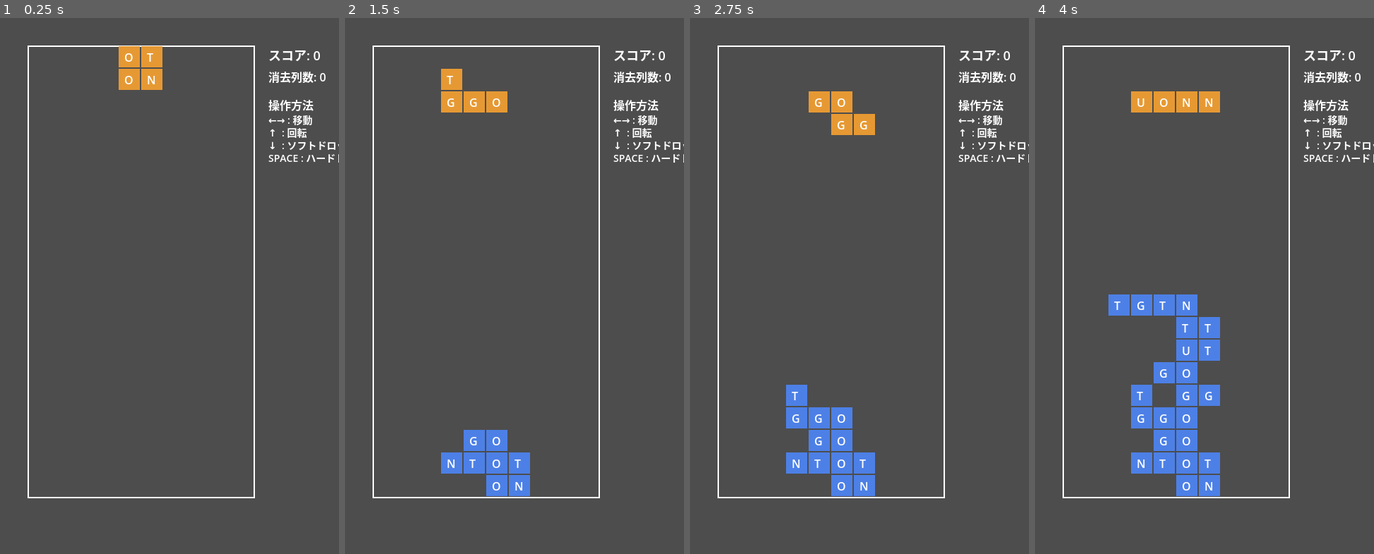
Above: before the commit, frames 1-4 (left to right).
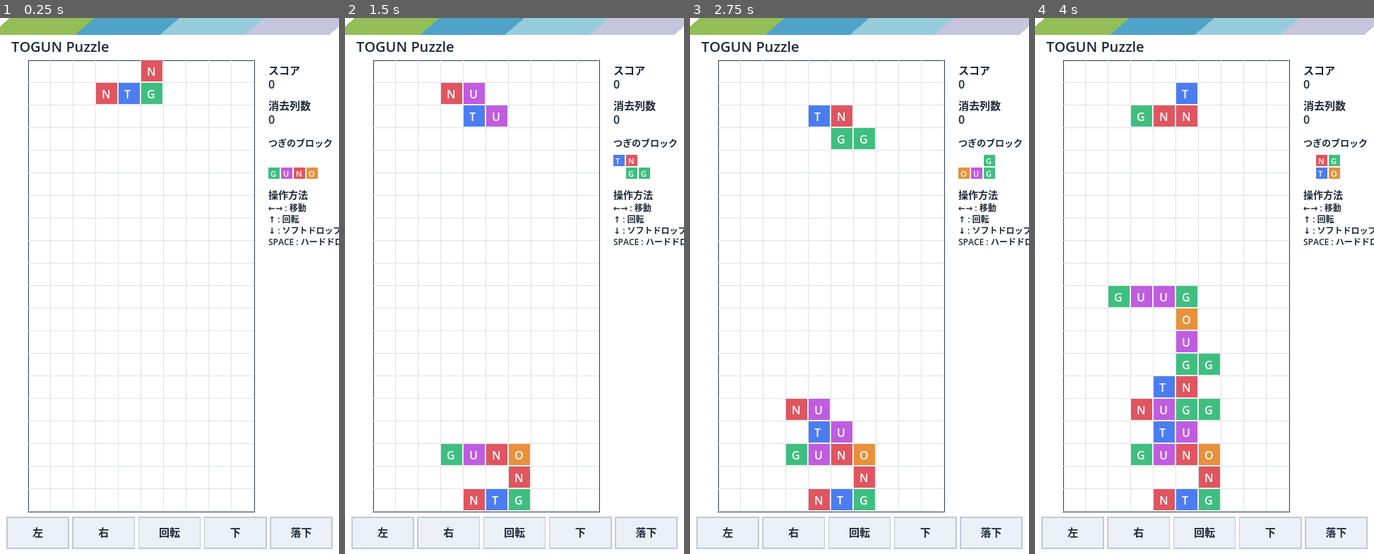
Above: after the commit, the same moments.

Repository: bohu0422-ops/togun-puzzle
Game: Godot game, scene res://scenes/Main.tscn
Same seed, same stepped clock (60 frames per second), same inputs: the game is played once before the commit and once after it.
Inputs (mouse positions are in pixels of both pictures, inside the frame that each line leads up to):
- Up to frame 1 (0.25 s): no input
- Up to frame 2 (1.5 s): tap Enter at 0.5 s; move the mouse to (589, 259) at 0.52 s; hold Right 0.53-1.28 s; tap R at 0.6, 1.35 s; click (589, 259) at 0.67 s; tap Space at 0.77, 1.25 s; move the mouse to (446, 312) at 1.27 s; hold Down from 1.28 s (still down)
- Up to frame 3 (2.75 s): tap Space at 1.52 s; tap Enter at 2 s; move the mouse to (893, 168) at 2.02 s; release Down at 2.03 s; hold Right from 2.03 s (still down); tap R at 2.1 s
- Up to frame 4 (4 s): tap Space at 2.75, 3.02, 3.77 s; move the mouse to (1187, 393) at 2.77 s; release Right at 2.78 s; hold Up 2.78-3.53 s; tap R at 2.85, 3.6 s; click (1187, 393) at 2.92 s; tap Enter at 3.5 s; move the mouse to (1306, 366) at 3.52 s; hold Left from 3.53 s (still down)

The runs differ from the first frame. In frame 1, 99% of the frame differs, in the area x 0-100%, y 0-100%; in frame 2, 99%; in frame 3, 99%; in frame 4, 99%.

Commit message:
画面デザインを刷新（白背景+ストライプ、文字ごとの色分け）とTOGUNボーナス演出、次ブロックプレビューを追加

Diff:
--- a/project.godot
+++ b/project.godot
@@ -17,6 +17,7 @@
 config/name="TOGUN Puzzle"
 run/main_scene="res://scenes/Main.tscn"
 config/features=PackedStringArray("4.7", "GL Compatibility")
+config/icon="uid://dl34opilpmnfp"
 
 [display]
 
--- a/scripts/Main.gd
+++ b/scripts/Main.gd
@@ -1,21 +1,65 @@
 extends Node2D
 
 # =====================================================
-#  TOGUNパズル（テトリス風ブロックゲーム） たたき台
+#  TOGUNパズル（テトリス風ブロックゲーム）
 #  ・標準テトリス仕様：横10マス × 縦20マス
 #  ・各ブロック片にT/O/G/U/Nいずれかの文字がランダムに1つ入る
 #  ・横1列が埋まると消える（通常のテトリスと同じ）
-#  ・消えた列の文字が左から "TOGUN" と連続で並んでいたらボーナス得点
+#  ・消えた列の文字が左から "TOGUN" と連続で並んでいたら
+#    特大ボーナス得点＋盤面全消し＋演出画像を表示
 # =====================================================
 
 const COLS = 10
 const ROWS = 20
 const CELL_SIZE = 32
 const BOARD_OFFSET_X = 40
-const BOARD_OFFSET_Y = 40
+const BOARD_OFFSET_Y = 60
+
+# 画面上部の斜めストライプ帯
+const HEADER_STRIPE_H = 24
+const HEADER_SLANT = 14
+const STRIPE_COLORS = [
+	Color(0.576, 0.745, 0.341),
+	Color(0.314, 0.639, 0.784),
+	Color(0.588, 0.800, 0.863),
+	Color(0.776, 0.773, 0.871),
+]
+
+# 配色（背景は白ベース、文字ごとに色分け）
+const BG_COLOR = Color(1, 1, 1)
+const DARK_TEXT = Color(0.118, 0.157, 0.216)
+const GRID_LINE = Color(0.871, 0.886, 0.910)
+const BOARD_BORDER = Color(0.235, 0.275, 0.353)
+const BTN_BG = Color(0.922, 0.941, 0.965)
+const BTN_BORDER = Color(0.745, 0.784, 0.831)
+
+const LETTER_COLORS = {
+	"T": Color(0.298, 0.490, 0.941),
+	"O": Color(0.910, 0.569, 0.227),
+	"G": Color(0.247, 0.749, 0.498),
+	"U": Color(0.753, 0.361, 0.878),
+	"N": Color(0.878, 0.333, 0.373),
+}
+
+# スマホ用タップボタンのレイアウト（盤面の下に横並びで配置）
+const TOUCH_BTN_Y = BOARD_OFFSET_Y + ROWS * CELL_SIZE + 8
+const TOUCH_BTN_H = 44
+const TOUCH_BTN_MARGIN = 10
+const TOUCH_BTN_GAP = 6
+const TOUCH_BUTTON_DEFS = [
+	{"label": "左", "action": "left"},
+	{"label": "右", "action": "right"},
+	{"label": "回転", "action": "rotate"},
+	{"label": "下", "action": "soft_drop"},
+	{"label": "落下", "action": "hard_drop"},
+]
 
 const LETTERS = ["T", "O", "G", "U", "N"]
 const TOGUN_SEQUENCE = "TOGUN"
+
+# TOGUNボーナス関連
+const TOGUN_BONUS_SCORE = 3000
+const BONUS_DISPLAY_SECONDS = 3.0
 
 # 7種類のブロック形状（回転前の基準形）
 const SHAPES = {
@@ -39,11 +83,45 @@
 var drop_interval = 0.8
 var game_over = false
 
+var bonus_active = false  # TOGUNボーナス演出中かどうか
+var bonus_timer = 0.0
+
+var next_piece_cells = []  # 次に出てくるブロックの形（プレビュー表示用）
+var next_letters = []      # 次に出てくるブロックの文字
+
+var touch_buttons = []    # [{"rect": Rect2, "action": String, "label": String}, ...]
+var truck_texture = preload("res://assets/togun_truck.jpg")
+
 
 func _ready():
 	randomize()
 	_init_board()
+	_roll_next_piece()
 	_spawn_piece()
+	_setup_touch_buttons()
+
+
+func _roll_next_piece():
+	var keys = SHAPES.keys()
+	var chosen_type = keys[randi() % keys.size()]
+	next_piece_cells = SHAPES[chosen_type].duplicate(true)
+
+	next_letters = []
+	for i in range(next_piece_cells.size()):
+		next_letters.append(LETTERS[randi() % LETTERS.size()])
+
+
+func _setup_touch_buttons():
+	touch_buttons.clear()
+	var count = TOUCH_BUTTON_DEFS.size()
+	var viewport_w = get_viewport_rect().size.x
+	var total_w = viewport_w - TOUCH_BTN_MARGIN * 2 - TOUCH_BTN_GAP * (count - 1)
+	var btn_w = total_w / count
+	var x = TOUCH_BTN_MARGIN
+	for d in TOUCH_BUTTON_DEFS:
+		var rect = Rect2(x, TOUCH_BTN_Y, btn_w, TOUCH_BTN_H)
+		touch_buttons.append({"rect": rect, "action": d["action"], "label": d["label"]})
+		x += btn_w + TOUCH_BTN_GAP
 
 
 func _init_board():
@@ -56,13 +134,9 @@
 
 
 func _spawn_piece():
-	var keys = SHAPES.keys()
-	var chosen_type = keys[randi() % keys.size()]
-	current_piece = SHAPES[chosen_type].duplicate(true)
-
-	current_letters = []
-	for i in range(current_piece.size()):
-		current_letters.append(LETTERS[randi() % LETTERS.size()])
+	current_piece = next_piece_cells.duplicate(true)
+	current_letters = next_letters.duplicate()
+	_roll_next_piece()
 
 	current_pos = Vector2i(3, 0)
 
@@ -72,6 +146,14 @@
 
 func _process(delta):
 	if game_over:
+		queue_redraw()
+		return
+
+	if bonus_active:
+		bonus_timer -= delta
+		if bonus_timer <= 0.0:
+			bonus_active = false
+			_spawn_piece()
 		queue_redraw()
 		return
 
@@ -84,6 +166,13 @@
 
 
 func _input(event):
+	if bonus_active:
+		return
+
+	if event is InputEventScreenTouch and event.pressed:
+		_handle_touch(event.position)
+		return
+
 	if game_over:
 		if event is InputEventKey and event.pressed and event.keycode == KEY_R:
 			_restart()
@@ -103,11 +192,34 @@
 				_hard_drop()
 
 
+func _handle_touch(pos: Vector2):
+	if game_over:
+		_restart()
+		return
+
+	for btn in touch_buttons:
+		if btn["rect"].has_point(pos):
+			match btn["action"]:
+				"left":
+					_move_piece(Vector2i(-1, 0))
+				"right":
+					_move_piece(Vector2i(1, 0))
+				"rotate":
+					_rotate_piece()
+				"soft_drop":
+					_move_piece(Vector2i(0, 1))
+				"hard_drop":
+					_hard_drop()
+			return
+
+
 func _restart():
 	score = 0
 	lines_cleared_total = 0
 	drop_interval = 0.8
 	game_over = false
+	bonus_active = false
+	bonus_timer = 0.0
 	_init_board()
 	_spawn_piece()
 
@@ -157,7 +269,8 @@
 			board[by][bx] = {"letter": current_letters[i]}
 
 	_check_lines()
-	_spawn_piece()
+	if not bonus_active:
+		_spawn_piece()
 
 
 func _check_lines():
@@ -180,12 +293,24 @@
 	score += base_points[n]
 
 	# TOGUNボーナス判定：消える行の文字を左から並べて "TOGUN" が含まれるか
+	var togun_triggered = false
 	for r in rows_to_clear:
 		var letters_in_row = ""
 		for c in range(COLS):
 			letters_in_row += board[r][c]["letter"]
 		if letters_in_row.find(TOGUN_SEQUENCE) != -1:
-			score += 1000
+			togun_triggered = true
+			break
+
+	lines_cleared_total += rows_to_clear.size()
+
+	if togun_triggered:
+		# 特大ボーナス：加点した上で盤面を丸ごと消し、演出を表示する
+		score += TOGUN_BONUS_SCORE
+		_init_board()
+		bonus_active = true
+		bonus_timer = BONUS_DISPLAY_SECONDS
+		return
 
 	rows_to_clear.sort()
 	for r in rows_to_clear:
@@ -195,18 +320,28 @@
 			empty_row.append(null)
 		board.insert(0, empty_row)
 
-	lines_cleared_total += rows_to_clear.size()
 	# 10列消すごとに落下速度を少し上げる（最速0.15秒まで）
 	drop_interval = max(0.15, 0.8 - float(lines_cleared_total / 10) * 0.1)
 
 
 func _draw():
-	draw_rect(Rect2(BOARD_OFFSET_X, BOARD_OFFSET_Y, COLS * CELL_SIZE, ROWS * CELL_SIZE), Color(1, 1, 1), false, 2.0)
-
+	draw_rect(Rect2(0, 0, get_viewport_rect().size.x, get_viewport_rect().size.y), BG_COLOR, true)
+	_draw_header()
+
+	if bonus_active:
+		_draw_bonus_overlay()
+		return
+
+	# 盤面の枠とマス目
+	draw_rect(Rect2(BOARD_OFFSET_X, BOARD_OFFSET_Y, COLS * CELL_SIZE, ROWS * CELL_SIZE), BOARD_BORDER, false, 2.0)
 	for r in range(ROWS):
 		for c in range(COLS):
+			var x0 = BOARD_OFFSET_X + c * CELL_SIZE
+			var y0 = BOARD_OFFSET_Y + r * CELL_SIZE
+			draw_rect(Rect2(x0, y0, CELL_SIZE, CELL_SIZE), GRID_LINE, false, 1.0)
 			if board[r][c] != null:
-				_draw_cell(c, r, board[r][c]["letter"], Color(0.3, 0.5, 0.9))
+				var letter = board[r][c]["letter"]
+				_draw_cell(c, r, letter, LETTER_COLORS[letter])
 
 	if not game_over:
 		for i in range(current_piece.size()):
@@ -214,20 +349,94 @@
 			var bx = current_pos.x + cell.x
 			var by = current_pos.y + cell.y
 			if by >= 0:
-				_draw_cell(bx, by, current_letters[i], Color(0.9, 0.6, 0.2))
+				var letter = current_letters[i]
+				_draw_cell(bx, by, letter, LETTER_COLORS[letter])
 
 	var info_x = BOARD_OFFSET_X + COLS * CELL_SIZE + 20
-	draw_string(ThemeDB.fallback_font, Vector2(info_x, 60), "スコア: %d" % score, HORIZONTAL_ALIGNMENT_LEFT, -1, 18)
-	draw_string(ThemeDB.fallback_font, Vector2(info_x, 90), "消去列数: %d" % lines_cleared_total, HORIZONTAL_ALIGNMENT_LEFT, -1, 16)
-	draw_string(ThemeDB.fallback_font, Vector2(info_x, 130), "操作方法", HORIZONTAL_ALIGNMENT_LEFT, -1, 16)
-	draw_string(ThemeDB.fallback_font, Vector2(info_x, 150), "←→ : 移動", HORIZONTAL_ALIGNMENT_LEFT, -1, 14)
-	draw_string(ThemeDB.fallback_font, Vector2(info_x, 168), "↑  : 回転", HORIZONTAL_ALIGNMENT_LEFT, -1, 14)
-	draw_string(ThemeDB.fallback_font, Vector2(info_x, 186), "↓  : ソフトドロップ", HORIZONTAL_ALIGNMENT_LEFT, -1, 14)
-	draw_string(ThemeDB.fallback_font, Vector2(info_x, 204), "SPACE : ハードドロップ", HORIZONTAL_ALIGNMENT_LEFT, -1, 14)
+	draw_string(ThemeDB.fallback_font, Vector2(info_x, BOARD_OFFSET_Y + 20), "スコア", HORIZONTAL_ALIGNMENT_LEFT, -1, 15, DARK_TEXT)
+	draw_string(ThemeDB.fallback_font, Vector2(info_x, BOARD_OFFSET_Y + 40), "%d" % score, HORIZONTAL_ALIGNMENT_LEFT, -1, 16, DARK_TEXT)
+	draw_string(ThemeDB.fallback_font, Vector2(info_x, BOARD_OFFSET_Y + 70), "消去列数", HORIZONTAL_ALIGNMENT_LEFT, -1, 15, DARK_TEXT)
+	draw_string(ThemeDB.fallback_font, Vector2(info_x, BOARD_OFFSET_Y + 90), "%d" % lines_cleared_total, HORIZONTAL_ALIGNMENT_LEFT, -1, 16, DARK_TEXT)
+
+	_draw_next_piece(info_x, BOARD_OFFSET_Y + 122)
+
+	draw_string(ThemeDB.fallback_font, Vector2(info_x, BOARD_OFFSET_Y + 196), "操作方法", HORIZONTAL_ALIGNMENT_LEFT, -1, 14, DARK_TEXT)
+	draw_string(ThemeDB.fallback_font, Vector2(info_x, BOARD_OFFSET_Y + 214), "←→ : 移動", HORIZONTAL_ALIGNMENT_LEFT, -1, 12, DARK_TEXT)
+	draw_string(ThemeDB.fallback_font, Vector2(info_x, BOARD_OFFSET_Y + 230), "↑ : 回転", HORIZONTAL_ALIGNMENT_LEFT, -1, 12, DARK_TEXT)
+	draw_string(ThemeDB.fallback_font, Vector2(info_x, BOARD_OFFSET_Y + 246), "↓ : ソフトドロップ", HORIZONTAL_ALIGNMENT_LEFT, -1, 12, DARK_TEXT)
+	draw_string(ThemeDB.fallback_font, Vector2(info_x, BOARD_OFFSET_Y + 262), "SPACE : ハードドロップ", HORIZONTAL_ALIGNMENT_LEFT, -1, 12, DARK_TEXT)
 
 	if game_over:
-		draw_string(ThemeDB.fallback_font, Vector2(BOARD_OFFSET_X + 10, BOARD_OFFSET_Y + ROWS * CELL_SIZE / 2), "GAME OVER", HORIZONTAL_ALIGNMENT_LEFT, -1, 24, Color(1, 0.3, 0.3))
-		draw_string(ThemeDB.fallback_font, Vector2(BOARD_OFFSET_X + 10, BOARD_OFFSET_Y + ROWS * CELL_SIZE / 2 + 30), "Rキーでリスタート", HORIZONTAL_ALIGNMENT_LEFT, -1, 16, Color(1, 1, 1))
+		draw_string(ThemeDB.fallback_font, Vector2(BOARD_OFFSET_X + 10, BOARD_OFFSET_Y + ROWS * CELL_SIZE / 2), "GAME OVER", HORIZONTAL_ALIGNMENT_LEFT, -1, 24, Color(0.85, 0.2, 0.25))
+		draw_string(ThemeDB.fallback_font, Vector2(BOARD_OFFSET_X + 10, BOARD_OFFSET_Y + ROWS * CELL_SIZE / 2 + 30), "Rキー/画面タップでリスタート", HORIZONTAL_ALIGNMENT_LEFT, -1, 16, DARK_TEXT)
+
+	_draw_touch_buttons()
+
+
+func _draw_header():
+	var viewport_w = get_viewport_rect().size.x
+	var n = STRIPE_COLORS.size()
+	var band_w = viewport_w / float(n)
+	for i in range(n):
+		var x0 = i * band_w
+		var pts = PackedVector2Array([
+			Vector2(x0 + HEADER_SLANT, 0),
+			Vector2(x0 + band_w + HEADER_SLANT, 0),
+			Vector2(x0 + band_w - HEADER_SLANT, HEADER_STRIPE_H),
+			Vector2(x0 - HEADER_SLANT, HEADER_STRIPE_H),
+		])
+		draw_colored_polygon(pts, STRIPE_COLORS[i])
+	draw_string(ThemeDB.fallback_font, Vector2(16, HEADER_STRIPE_H + 24), "TOGUN Puzzle", HORIZONTAL_ALIGNMENT_LEFT, -1, 20, DARK_TEXT)
+
+
+func _draw_bonus_overlay():
+	var viewport_w = get_viewport_rect().size.x
+
+	var msg = "TOGUN BONUS!"
+	var font_size = 30
+	var text_size = ThemeDB.fallback_font.get_string_size(msg, HORIZONTAL_ALIGNMENT_LEFT, -1, font_size)
+	draw_string(ThemeDB.fallback_font, Vector2((viewport_w - text_size.x) / 2.0, 110), msg, HORIZONTAL_ALIGNMENT_LEFT, -1, font_size, LETTER_COLORS["N"])
+
+	var sub = "+%d点 ボード全消し！" % TOGUN_BONUS_SCORE
+	var sub_size = ThemeDB.fallback_font.get_string_size(sub, HORIZONTAL_ALIGNMENT_LEFT, -1, 18)
+	draw_string(ThemeDB.fallback_font, Vector2((viewport_w - sub_size.x) / 2.0, 150), sub, HORIZONTAL_ALIGNMENT_LEFT, -1, 18, DARK_TEXT)
+
+	var tex_w = 360.0
+	var tex_h = tex_w * float(truck_texture.get_height()) / float(truck_texture.get_width())
+	var tx = (viewport_w - tex_w) / 2.0
+	var ty = 200.0
+	draw_texture_rect(truck_texture, Rect2(tx, ty, tex_w, tex_h), false)
+
+	var foot = "まもなく再開します…"
+	var foot_size = ThemeDB.fallback_font.get_string_size(foot, HORIZONTAL_ALIGNMENT_LEFT, -1, 14)
+	draw_string(ThemeDB.fallback_font, Vector2((viewport_w - foot_size.x) / 2.0, ty + tex_h + 34), foot, HORIZONTAL_ALIGNMENT_LEFT, -1, 14, Color(0.5, 0.53, 0.58))
+
+
+func _draw_next_piece(info_x: float, top_y: float):
+	draw_string(ThemeDB.fallback_font, Vector2(info_x, top_y), "つぎのブロック", HORIZONTAL_ALIGNMENT_LEFT, -1, 13, DARK_TEXT)
+
+	var cell = 18
+	var grid_y = top_y + 12
+	for i in range(next_piece_cells.size()):
+		var c = next_piece_cells[i]
+		var letter = next_letters[i]
+		var x = info_x + c.x * cell
+		var y = grid_y + c.y * cell
+		draw_rect(Rect2(x, y, cell - 2, cell - 2), LETTER_COLORS[letter])
+		draw_string(ThemeDB.fallback_font, Vector2(x + 3, y + cell - 5), letter, HORIZONTAL_ALIGNMENT_LEFT, -1, 11, Color(1, 1, 1))
+
+
+func _draw_touch_buttons():
+	for btn in touch_buttons:
+		var rect = btn["rect"]
+		draw_rect(rect, BTN_BG, true)
+		draw_rect(rect, BTN_BORDER, false, 1.5)
+		var label = btn["label"]
+		var font_size = 15
+		var text_size = ThemeDB.fallback_font.get_string_size(label, HORIZONTAL_ALIGNMENT_LEFT, -1, font_size)
+		var tx = rect.position.x + (rect.size.x - text_size.x) / 2.0
+		var ty = rect.position.y + rect.size.y / 2.0 + text_size.y / 4.0
+		draw_string(ThemeDB.fallback_font, Vector2(tx, ty), label, HORIZONTAL_ALIGNMENT_LEFT, -1, font_size, DARK_TEXT)
 
 
 func _draw_cell(col: int, row: int, letter: String, color: Color):
Binary file added: assets/togun_truck.jpg
Not shown, added: assets/togun_truck.jpg.import
Binary file changed: docs/index.144x144.png
Binary file changed: docs/index.180x180.png
Binary file changed: docs/index.512x512.png
Binary file changed: docs/index.apple-touch-icon.png
Binary file changed: docs/index.icon.png
Binary file changed: web/icon_144.png
Binary file changed: web/icon_180.png
Binary file changed: web/icon_192.png
Binary file changed: web/icon_512.png
Not shown, changed: docs/index.html
(and 2 more such lines)
